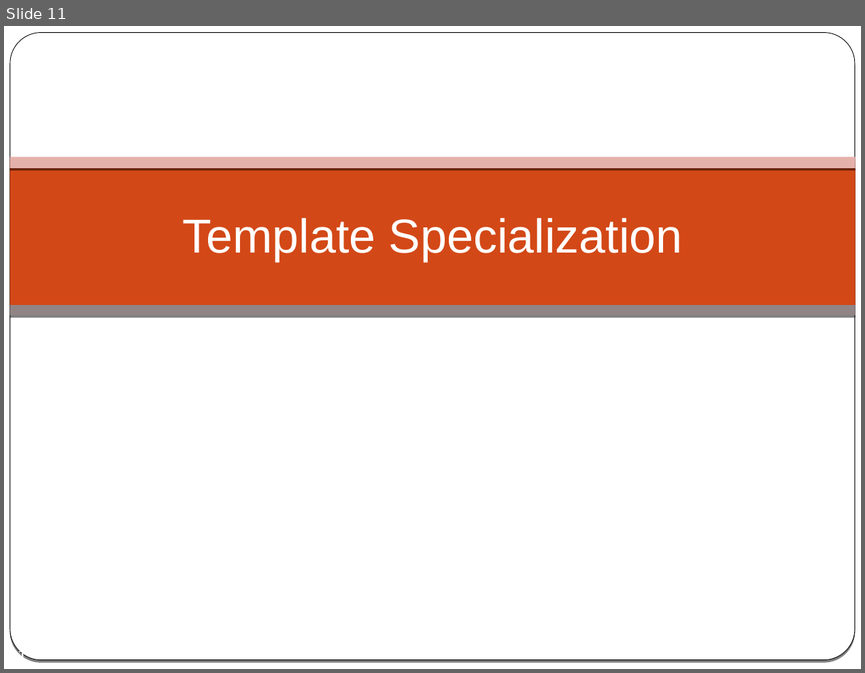
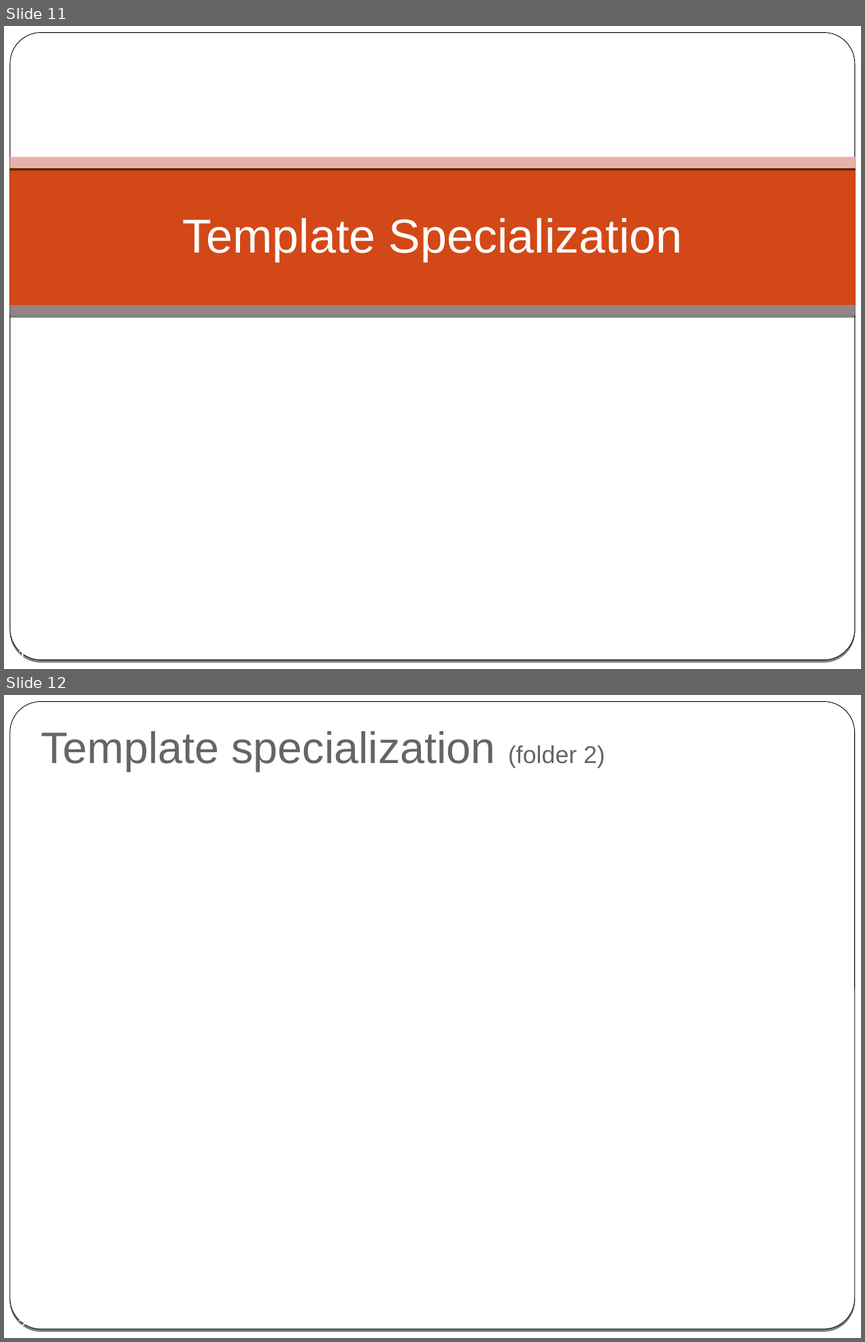
Before and after one commit to cpp-at-ariel/cpp-5779, a slide deck: 09-metaprogramming/slides.odp. Shown one above the other, each under a label of ours: slide 11 before the commit, slides 11 and 12 after it. The pictures are 865x673 and 865x1342 pixels, drawn with LibreOffice and Linux fonts; fonts in the diff are those of the drawing. Boxes give left, top, right and bottom in pixels: in the first picture for what was removed or moved away, otherwise in the second. Text is boxed around its words. In the diff, an @@ line names an element or a change of style, - is before the commit and + after.

Commit message:
organize template lessons

```diff
--- a/09-metaprogramming/slides.odp
+++ b/09-metaprogramming/slides.odp
@@ slide 12 added at (4, 695, 861, 1338), background gradient #000000 to #FFFFFF; not listed: 2 template elements that a slide beside it also shows @@
@@ title added at (41, 731, 605, 771), 37 pt, text #696464 @@
+Template specialization (folder 2)
@@ page number added at (9, 1317, 27, 1328), 14 pt, text #FFFFFF @@
+12
```
Also in this commit, not shown: 11 slides changed, 1 slide removed, 16 other files.
